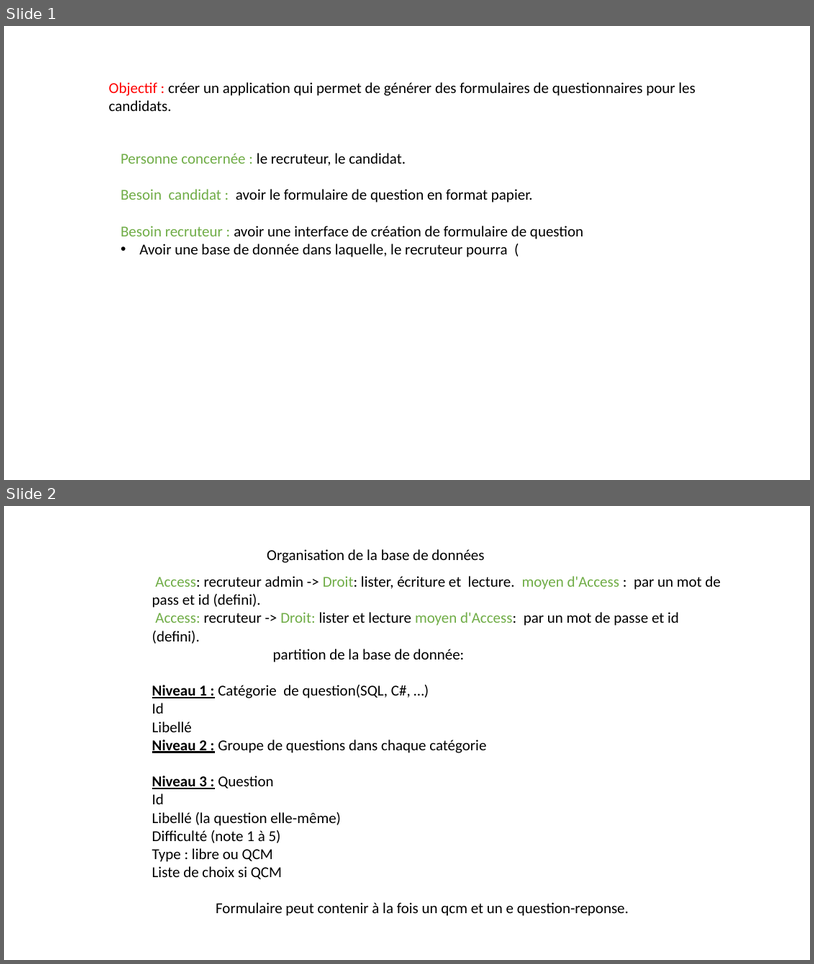
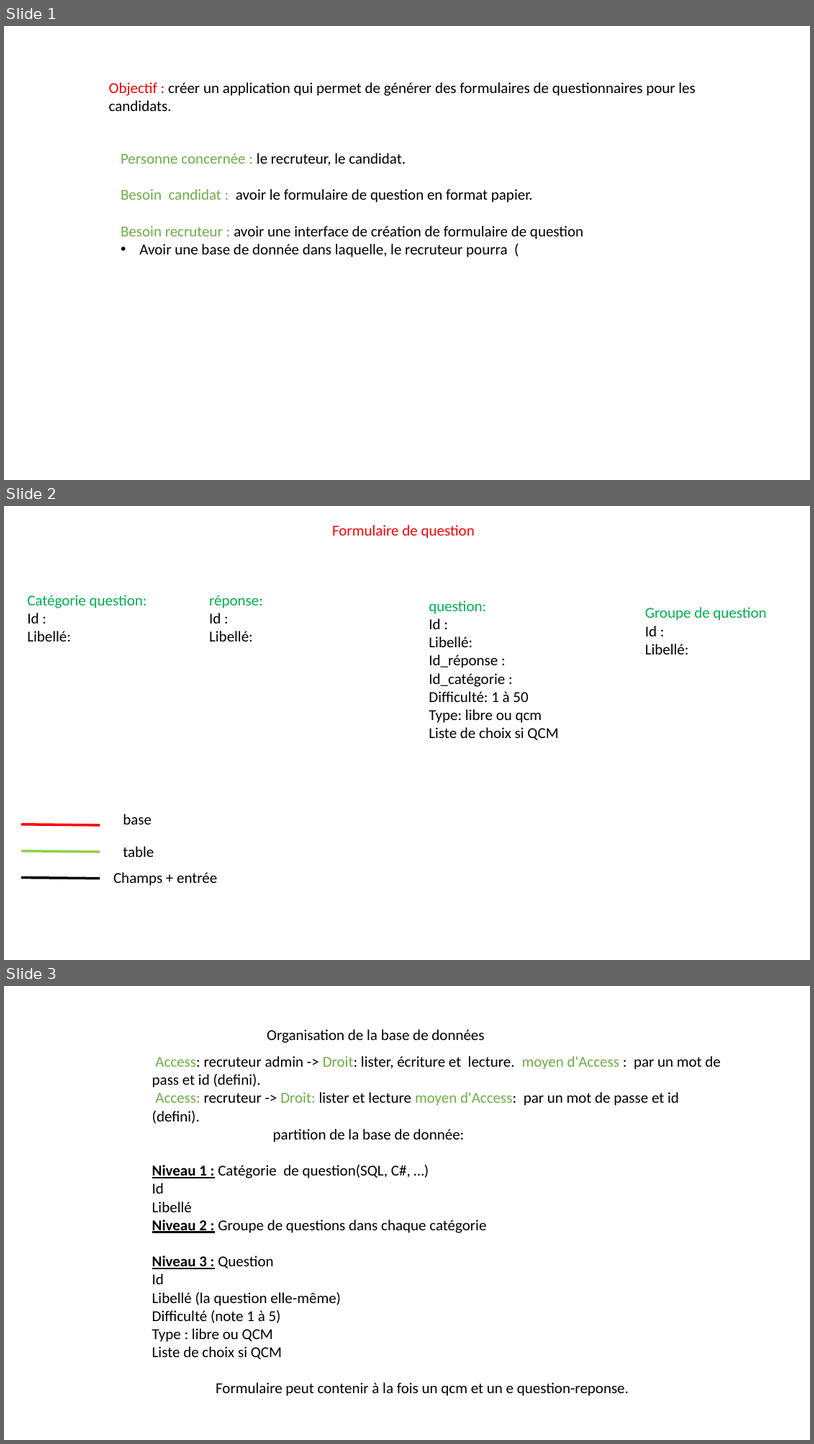
Before and after one commit to rodrigue1507/application_formulaire, a slide deck: etude préliminaire.pptx. Shown one above the other, each under a label of ours: slides 1 and 2 before the commit, slides 1, 2 and 3 after it. The pictures are 814x964 and 814x1444 pixels, drawn with LibreOffice and Linux fonts; fonts in the diff are those of the drawing. Boxes give left, top, right and bottom in pixels: in the first picture for what was removed or moved away, otherwise in the second. Text is boxed around its words. In the diff, an @@ line names an element or a change of style, - is before the commit and + after.

```diff
--- a/etude préliminaire.pptx
+++ b/etude préliminaire.pptx
@@ slide 2 added at [4, 506, 810, 960], background #FFFFFF @@
@@ text added at [332, 525, 475, 538], 18 pt, text #FF0000 @@
+Formulaire de question
@@ text added at [27, 595, 147, 641], 18 pt, text #00B050 @@
+Catégorie question:
+Id :
+Libellé:
@@ text added at [209, 595, 263, 641], 18 pt, text #000000 @@
+réponse:
+Id :
+Libellé:
@@ text added at [429, 600, 558, 740], 18 pt, text #000000 @@
+question:
+Id :
+Libellé:
+Id_réponse :
+Id_catégorie :
+Difficulté: 1 à 50
+Type: libre ou qcm
+Liste de choix si QCM
@@ text added at [646, 607, 766, 654], 18 pt, text #00B050 @@
+Groupe de question
+Id :
+Libellé:
@@ line added from (21, 824) to (100, 825), #FF0000 3 pt @@
@@ text added at [123, 813, 152, 824], 18 pt, text #000000 @@
+base
@@ line added from (21, 851) to (100, 852), #92D050 3 pt @@
@@ text added at [123, 846, 154, 857], 18 pt, text #000000 @@
+table
@@ text added at [113, 872, 217, 885], 18 pt, text #000000 @@
+Champs + entrée
@@ line added from (21, 878) to (100, 878), #000000 3 pt @@
@@ what was slide 2 is now slide 3 @@
```
Also in this commit, not shown: 2 slides changed, 1 other file.
